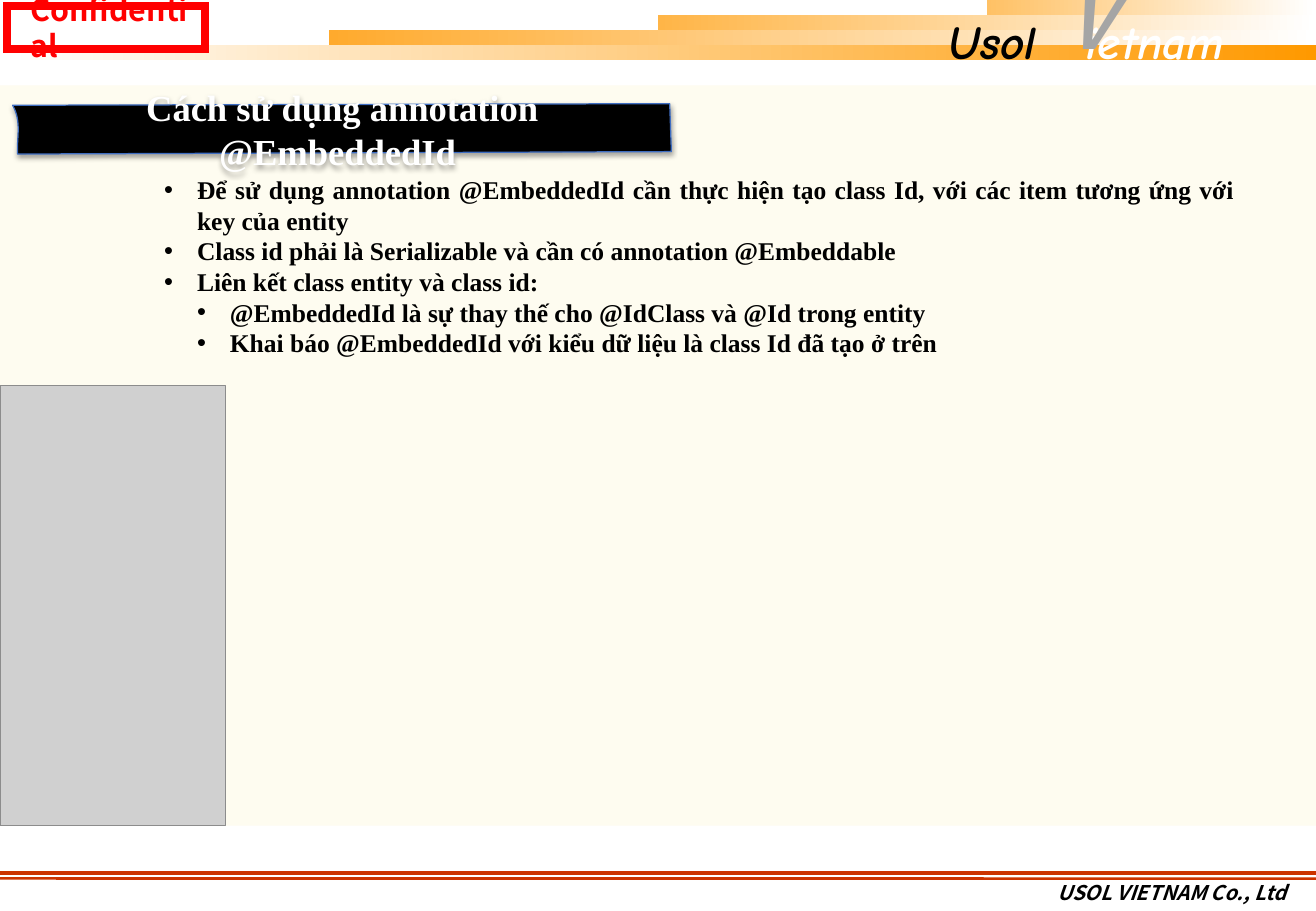
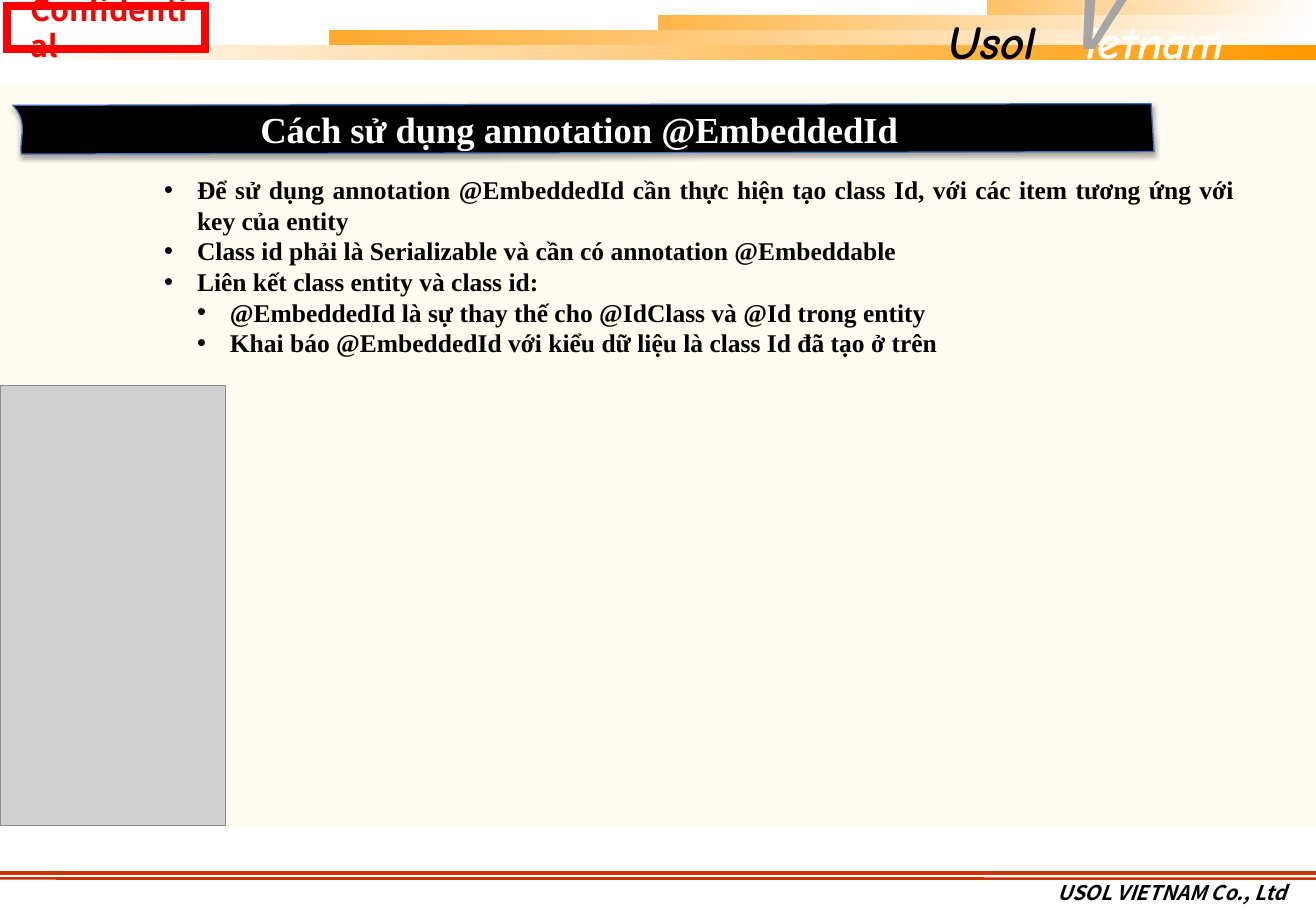
Before and after one commit to khuongmaingoc/javaDoc, a slide deck: slide 35 of SpringBoot/TaiLieu/Java_Week_Template.pptx (slide 37 before the commit). Drawn at 1316x911 pixels with LibreOffice and Linux fonts; fonts in the diff are those of the drawing; grey boxes stand for pictures; background and template pictures are left out. Boxes give left, top, right and bottom in pixels: in the first picture for what was removed or moved away, otherwise in the second. Text is boxed around its words. In the diff, an @@ line names an element or a change of style, - is before the commit and + after.

```diff
--- a/SpringBoot/TaiLieu/Java_Week_Template.pptx
+++ b/SpringBoot/TaiLieu/Java_Week_Template.pptx
@@ freeform shape "Cách sử dụng annotation @EmbeddedId": place and size @@
-freeform shape "Cách sử dụng annotation @EmbeddedId" at [12, 103, 671, 153]
+freeform shape "Cách sử dụng annotation @EmbeddedId" at [12, 103, 1154, 153]
```
Also in this commit, not shown: 12 other slides changed, 3 slides removed.
